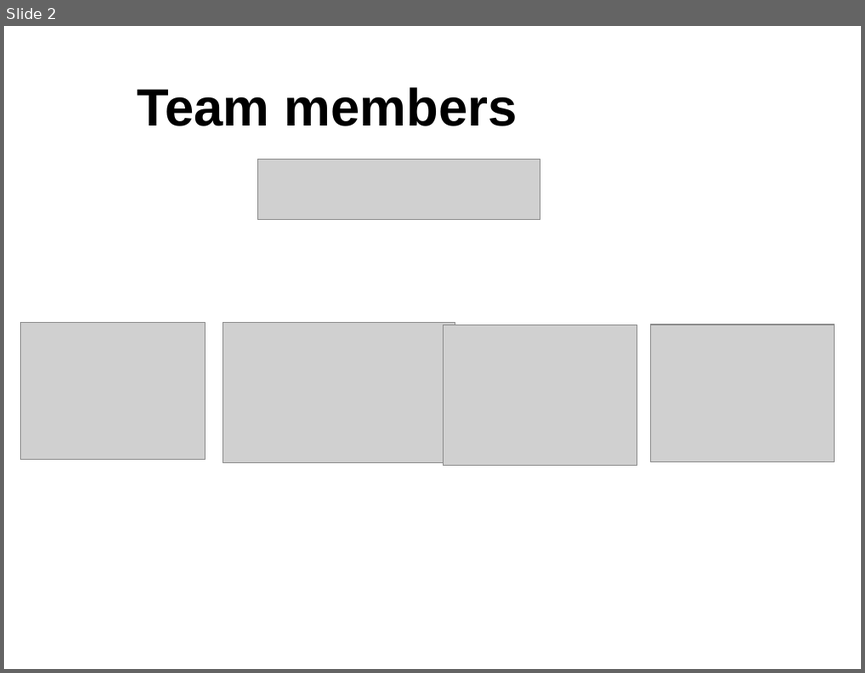
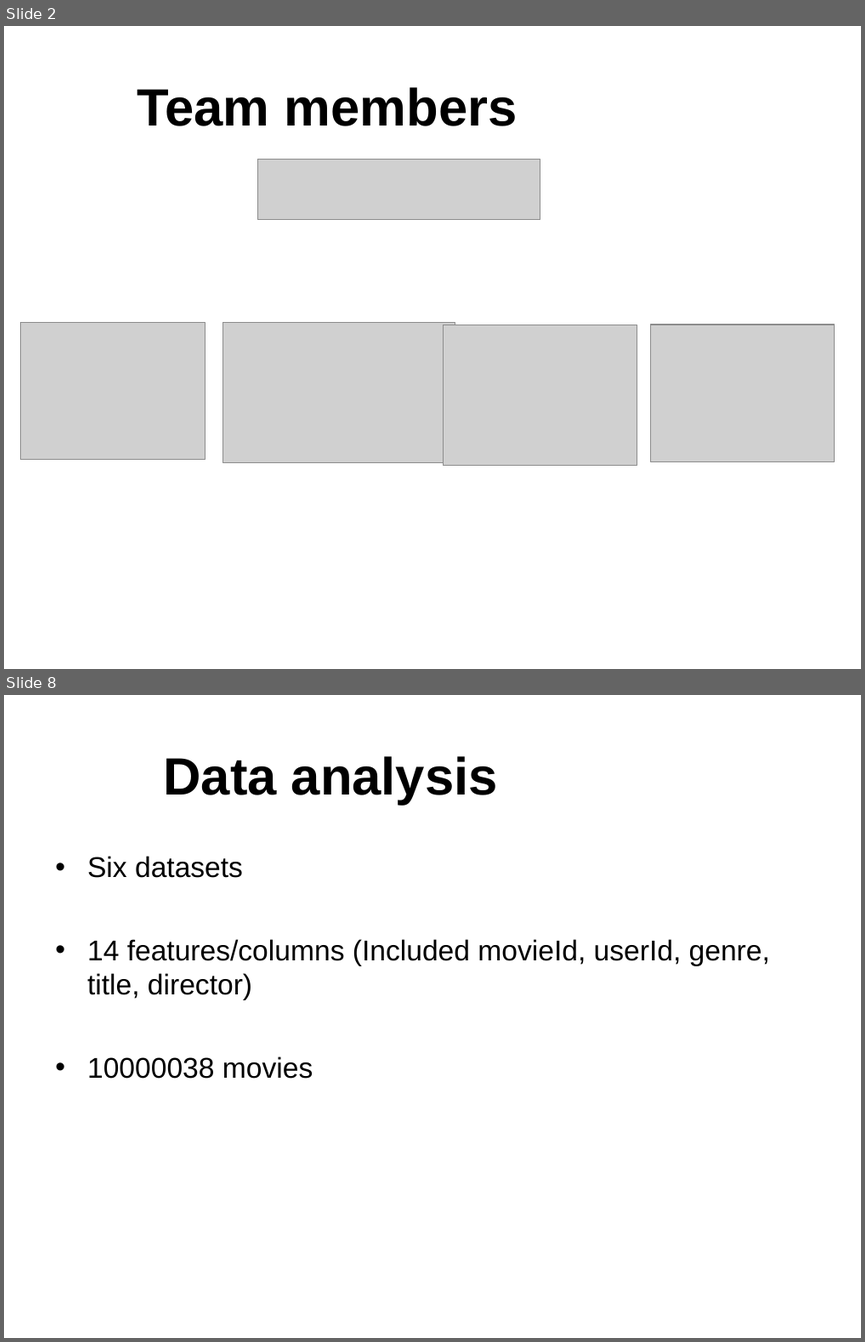
Before and after one commit to marth418/unsupervised-predict-streamlit-template, a slide deck: Team 6 Presentation.ppt. Shown one above the other, each under a label of ours: slide 2 before the commit, slides 2 and 8 after it; the slides between them are not shown. The pictures are 865x673 and 865x1342 pixels, drawn with LibreOffice and Linux fonts; fonts in the diff are those of the drawing; grey boxes stand for pictures; background and template pictures are left out. Boxes give left, top, right and bottom in pixels: in the first picture for what was removed or moved away, otherwise in the second. Text is boxed around its words. In the diff, an @@ line names an element or a change of style, - is before the commit and + after.

```diff
--- a/Team 6 Presentation.ppt
+++ b/Team 6 Presentation.ppt
@@ slide 8 added at bbox=[4, 695, 861, 1338], background picture (left out) @@
@@ title added at bbox=[163, 756, 498, 805], 44 pt, text #000000, bold @@
+Data analysis
@@ text added at bbox=[87, 856, 770, 1078], 24 pt, text #000000 @@
+• Six datasets
+• 14 features/columns (Included movieId, userId, genre, title, director)
+• 10000038 movies
```
Also in this commit, not shown: 7 slides changed, 8 other slides added, 5 slides removed.
